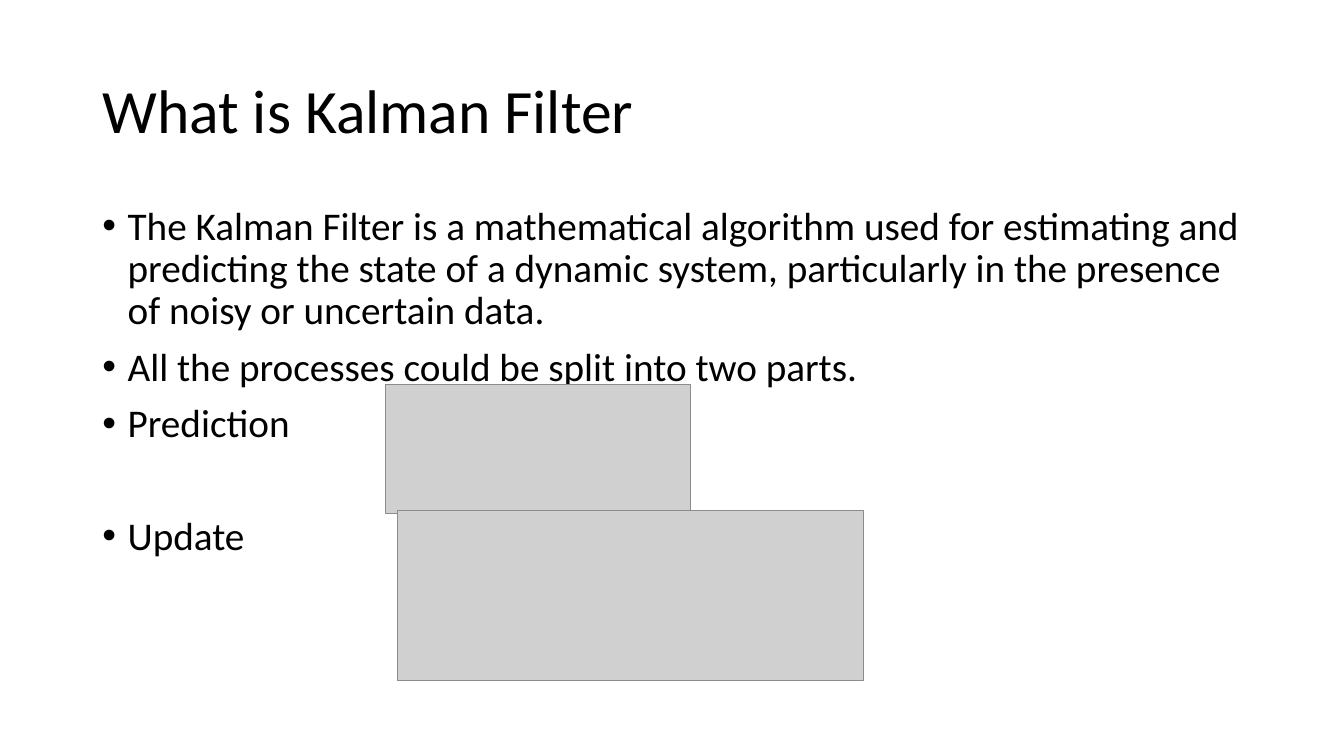
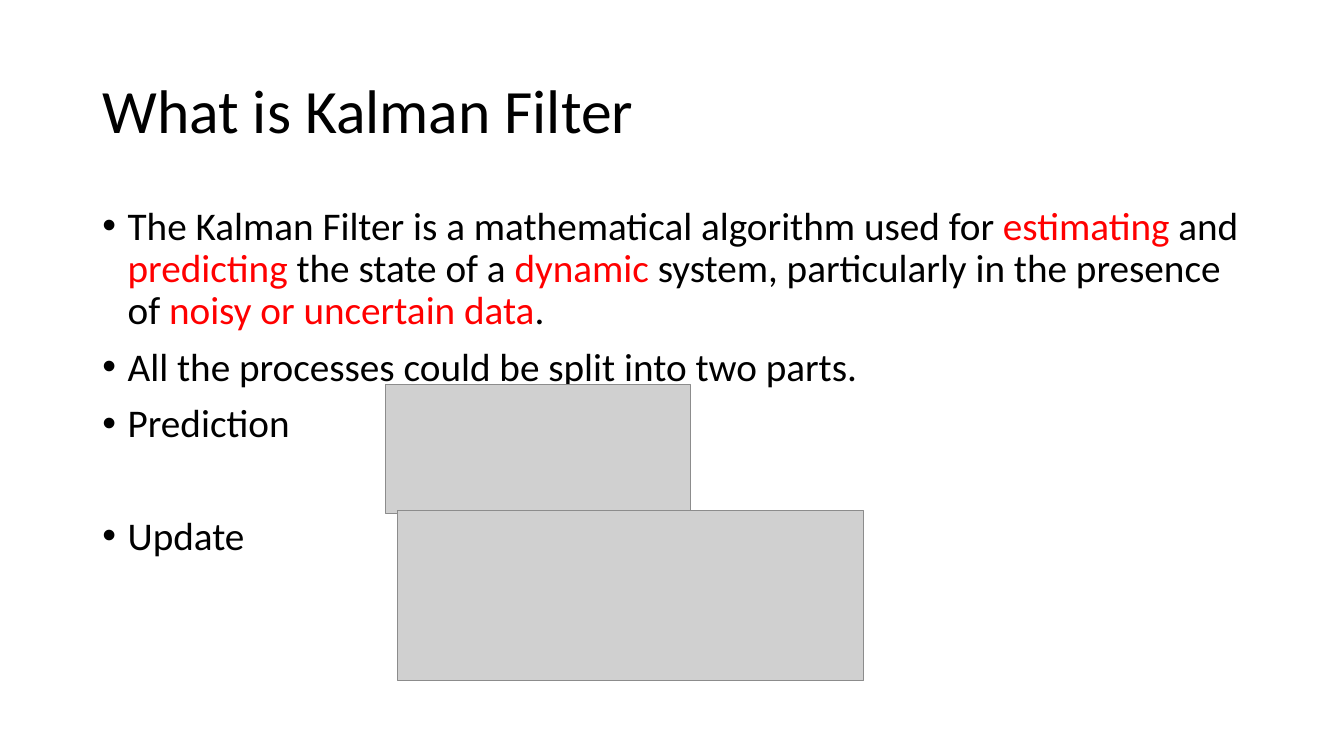
Before and after one commit to jet-w/jet-w.blog, a slide deck: slide 3 of src/.vuepress/public/data/unisa/AdvancedAnalytic1/project/Kalman Filter.pptx. Drawn at 1344x756 pixels with LibreOffice and Linux fonts; fonts in the diff are those of the drawing; grey boxes stand for pictures. Boxes give left, top, right and bottom in pixels: in the first picture for what was removed or moved away, otherwise in the second. Text is boxed around its words. In the diff, an @@ line names an element or a change of style, - is before the commit and + after.

```diff
--- a/src/.vuepress/public/data/unisa/AdvancedAnalytic1/project/Kalman Filter.pptx
+++ b/src/.vuepress/public/data/unisa/AdvancedAnalytic1/project/Kalman Filter.pptx
@@ text at <box>128,212,1238,331</box>: text colour #000000 to #FF0000 in "estimating predicting dynamic noisy or uncertain data." @@
```
Also in this commit, not shown: 1 other slide changed.
